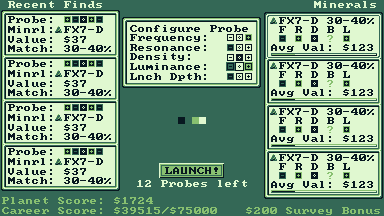
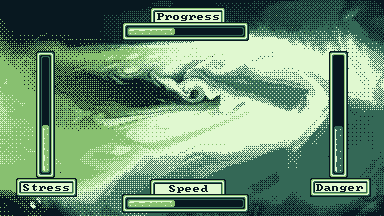
Revision of a layered 384 × 216 image; what changed, layer by layer:
added group "Drill Mockup" with 32 layers above "Minerals" over [0, 0, 384, 216]
added group "2" with 8 layers in group "Drill Mockup" over [310, 51, 371, 197]
added layer "bar" (1st of 4, in "Drill Mockup" › "2") in group "2" over [333, 55, 344, 174]
added layer "panel" (1st of 5, in "Drill Mockup" › "2") in group "2" over [329, 51, 348, 178]
added layer "thinnerpanel copy" (1st of 4, in "Drill Mockup" › "2") in group "2" over [330, 52, 347, 177]
added group "Stress" (1st of 2, in "Drill Mockup") with 6 layers in group "Drill Mockup" over [16, 51, 77, 197]
added layer "bar" (2nd of 4, in "Drill Mockup" › "Stress") in group "Stress" over [40, 55, 51, 174]
added layer "panel" (2nd of 5, in "Drill Mockup" › "Stress") in group "Stress" over [36, 51, 55, 178]
added layer "thinnerpanel copy" (2nd of 4, in "Drill Mockup" › "Stress") in group "Stress" over [37, 52, 54, 177]
added group "Speed" (1st of 2, in "Drill Mockup") with 6 layers in group "Drill Mockup" over [122, 179, 249, 213]
added layer "panel" (3rd of 5, in "Drill Mockup" › "Speed") in group "Speed" over [122, 194, 249, 213]
added layer "thinnerpanel copy" (3rd of 4, in "Drill Mockup" › "Speed") in group "Speed" over [123, 195, 248, 212]
added layer "panel copy 3" (2nd of 3, in "Drill Mockup" › "Speed") in group "Speed" over [150, 179, 226, 198]
added group "Progress" (1st of 2, in "Drill Mockup") with 6 layers in group "Drill Mockup" over [122, 7, 249, 41]
added layer "panel" (4th of 5, in "Drill Mockup" › "Progress") in group "Progress" over [123, 22, 249, 41]
added layer "thinnerpanel copy" (4th of 4, in "Drill Mockup" › "Progress") in group "Progress" over [123, 23, 248, 40]
added layer "panel copy 3" (3rd of 3, in "Drill Mockup" › "Progress") in group "Progress" over [150, 7, 226, 26]
added layer "Layer 4" in group "Drill Mockup" over [0, 0, 384, 216]
…and 14 more changes (14 added)
